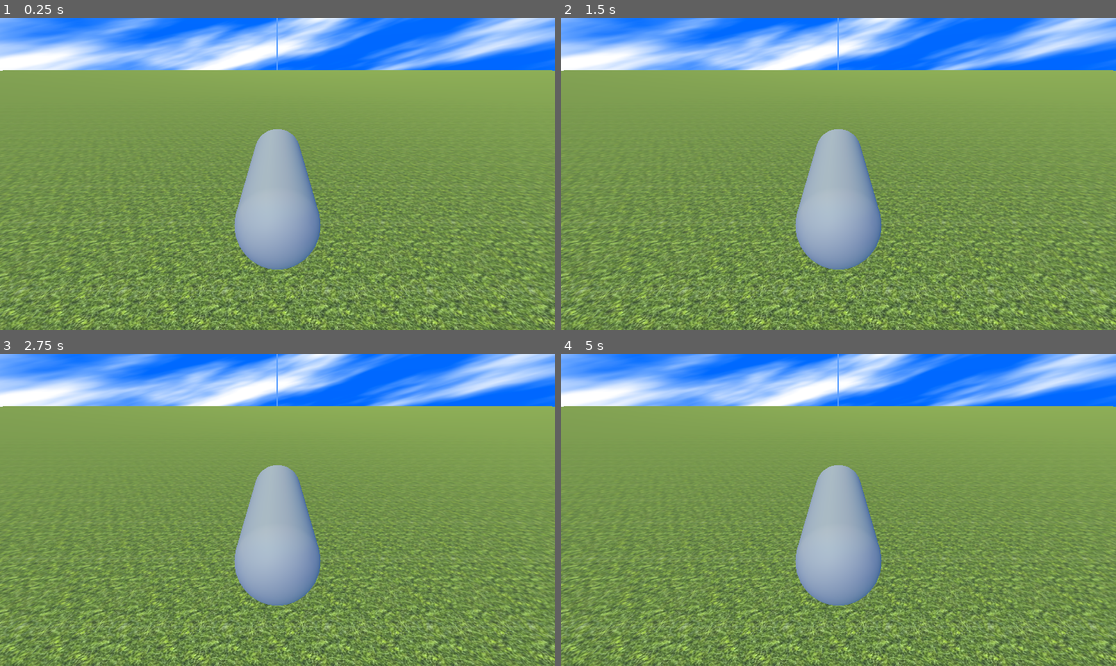
Above: before the commit, frames 1-4 (two rows, left to right).
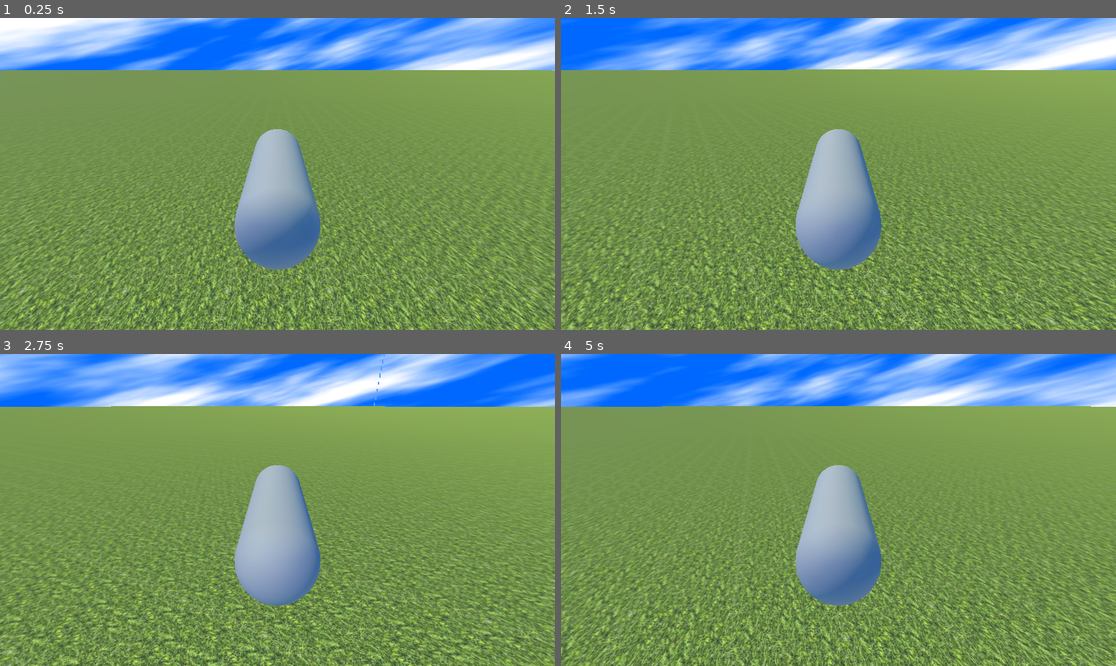
Above: after the commit, the same moments.

Repository: Chris-El-Hachem/plane-simulation
Game: Godot game, scene res://First Demo/world.tscn
The game is run twice, just before and just after one commit, with the same random seed, the same clock (stepped at 60 frames per second) and the same inputs.
Inputs:
- Up to frame 1 (0.25 s): no input
- Up to frame 2 (1.5 s): tap Enter at 0.5 s; hold D (right, bound only before the commit) 0.53-1.28 s; hold W (pitch down) from 1.28 s (still down)
- Up to frame 3 (2.75 s): release W (pitch down) at 2.03 s; hold D (right, bound only before the commit) from 2.03 s (still down)
- Up to frame 4 (5 s): release D (right, bound only before the commit) at 2.78 s; hold S (pitch up) 2.78-3.53 s; hold A (left, bound only before the commit) from 3.53 s (still down)

The runs differ from the first frame. In frame 1, 34% of the frame differs, in the area x 0-100%, y 0-100%; in frame 2, 33%; in frame 3, 32%; in frame 4, 34%.

Commit message:
Simplified plane complete (in basic form)
I would like to tweak the controls for this so it feels more natural. Specifically, I want to be able to yaw without rolling. Other parameters can be tuned in the future if they need to

Diff:
--- a/First Demo/aero_surface.gd
+++ b/First Demo/aero_surface.gd
@@ -93,6 +93,7 @@
 	var area: float = chord * span
 	var dynamic_pressure: float = 0.5 * air_density * local_flow_velocity.length_squared()
 	var angle_of_attack: float = atan2(local_flow_velocity.y, local_flow_velocity.z)
+	#print(angle_of_attack)
 
 	var coefficients: Vector3 = _calculate_coefficients(angle_of_attack, corrected_lift_slope, zero_lift_aoa, stall_angle_high, stall_angle_low)
 	forces = coefficients * dynamic_pressure * area
--- a/First Demo/aero_surface_plane.gd
+++ b/First Demo/aero_surface_plane.gd
@@ -72,28 +72,21 @@
 	var world_flow_velocity: Vector3 = -linear_velocity + wind
 
 	for surface in $Surfaces.get_children():
-
-		var inverse_global_transform = global_transform.inverse()
-		var lift_direction = inverse_global_transform.basis * surface.global_transform.basis.y
-		var drag_direction = inverse_global_transform.basis * surface.global_transform.basis.z
-		var moment_direction = inverse_global_transform.basis * -surface.global_transform.basis.x
+		var lift_direction = surface.basis.y
+		var drag_direction = surface.basis.z
+		var moment_direction = -surface.basis.x
 
 		var local_flow_velocity: Vector3 = surface.global_transform.inverse().basis * (world_flow_velocity - angular_velocity.cross(surface.position))
 		local_flow_velocity.x = 0
-		#print(local_flow_velocity)
 
 		var forces: Vector3 = surface.calculate_forces(local_flow_velocity, air_density(position.y))
 
-		#print(forces)
 		var lift: Vector3 = forces.x * lift_direction
-		#print(forces.x)
 		var drag: Vector3 = forces.y * drag_direction
 		var moment: Vector3 = forces.z * moment_direction
-		#print("forces" + str(forces))
 
 		sum_of_forces += lift + drag
 		sum_of_torques += moment + surface.position.cross(lift + drag)
 
-	#print(linear_velocity)
 	apply_central_force(sum_of_forces)
 	apply_torque(sum_of_torques)
--- a/First Demo/aero_surface_plane.tscn
+++ b/First Demo/aero_surface_plane.tscn
@@ -36,13 +36,6 @@
 span = 4.0
 metadata/_custom_type_script = "uid://ddq8skmkptdx0"
 
-[node name="LeftTail" type="Node3D" parent="Surfaces"]
-transform = Transform3D(1, 0, 0, 0, 1, 0, 0, 0, 1, -2.2, 1, 3.3)
-script = ExtResource("2_wtpf8")
-zero_lift_aoa_deg = 2.0
-flap_fraction = 0.1
-metadata/_custom_type_script = "uid://ddq8skmkptdx0"
-
 [node name="RightWing" type="Node3D" parent="Surfaces"]
 transform = Transform3D(1, 0, 0, 0, 1, 0, 0, 0, 1, 3.5, 0, 0.2)
 script = ExtResource("2_wtpf8")
@@ -52,6 +45,13 @@
 span = 4.0
 metadata/_custom_type_script = "uid://ddq8skmkptdx0"
 
+[node name="LeftTail" type="Node3D" parent="Surfaces"]
+transform = Transform3D(1, 0, 0, 0, 1, 0, 0, 0, 1, -2.2, 1, 3.3)
+script = ExtResource("2_wtpf8")
+zero_lift_aoa_deg = 2.0
+flap_fraction = 0.1
+metadata/_custom_type_script = "uid://ddq8skmkptdx0"
+
 [node name="RightTail" type="Node3D" parent="Surfaces"]
 transform = Transform3D(1, 0, 0, 0, 1, 0, 0, 0, 1, 2.2, 1, 3.3)
 script = ExtResource("2_wtpf8")
--- a/First Demo/simplified_torque_plane.gd
+++ b/First Demo/simplified_torque_plane.gd
@@ -1,22 +1,53 @@
 extends RigidBody3D
 
-const GRAVITATIONAL_CONSTANT = 9.8
+# Major credit to Vazgriz
+# https://www.youtube.com/watch?v=7vAHo2B1zLc
+# https://github.com/vazgriz/FlightSim
+
+var wind: Vector3 = Vector3.ZERO
+
 var max_thrust: float = 5000
-# Called when the node enters the scene tree for the first time.
-func _ready() -> void:
-	pass # Replace with function body.
 
+var min_drag_coefficient: float = 1
+var max_drag_coefficient: float = 3
 
-# Called every frame. 'delta' is the elapsed time since the previous frame.
-func _process(delta: float) -> void:
-	pass
+@export var lift_curve: Curve
+var base_angle_of_attack: float = 4
+var lift_power: float = 30
 
+var angular_drag_coefficient: float = 1
+
+var turning_speed: float = 1 # rad/s
+var steering_responsiveness: float = 50000
 
 func _physics_process(delta: float) -> void:
+	var thrust_direction: Vector3 = -basis.z
+	var thrust_magnitude: float = Input.get_action_strength("thrust") * max_thrust
+	var thrust: Vector3 = thrust_magnitude * thrust_direction
+	apply_central_force(thrust)
 
-	var thrust_magnitude: float = Input.get_action_strength("thrust") * max_thrust
-	print(Input.get_action_strength("thrust"))
-		#print("thrusted")
-	var thrust: Vector3 = thrust_magnitude * Vector3.FORWARD
-	apply_central_force(thrust)
-	pass
+	var local_air_velocity: Vector3 = wind - linear_velocity
+	var drag_direction: Vector3 = local_air_velocity.normalized()
+	var drag_correspondence: float = drag_direction.dot(-basis.z)
+	var drag_coefficient: float = remap(drag_correspondence, -1, 1, min_drag_coefficient, max_drag_coefficient)
+	var drag: Vector3 = drag_coefficient * local_air_velocity.length_squared() * drag_direction
+	apply_central_force(drag)
+
+	var lift_direction: Vector3 = basis.y
+	var lift_air_flow: Vector3 = global_basis.inverse() * local_air_velocity
+	lift_air_flow.x = 0
+	var angle_of_attack: float = rad_to_deg(atan2(lift_air_flow.y, lift_air_flow.z))
+	var lift_coefficient: float = lift_curve.sample(angle_of_attack + base_angle_of_attack)
+	var lift: Vector3 = lift_power * lift_coefficient * lift_air_flow.length_squared() * lift_direction
+	apply_central_force(lift)
+
+	var angular_drag: Vector3 = angular_drag_coefficient * angular_velocity.length_squared() * -angular_velocity.normalized()
+	apply_torque(angular_drag)
+
+	var yaw_input: float = Input.get_axis("yaw left", "yaw right")
+	var pitch_input: float = Input.get_axis("pitch up", "pitch down")
+	var roll_input: float = Input.get_axis("roll left", "roll right")
+	var desired_angular_velocity: Vector3 = Vector3(-pitch_input, -yaw_input, -roll_input).normalized() * turning_speed
+	var steering_error: Vector3 = desired_angular_velocity - global_basis.inverse() * angular_velocity
+	var steering_input: Vector3 = global_basis * steering_error * steering_responsiveness
+	apply_torque(steering_input)
--- a/First Demo/simplified_torque_plane.tscn
+++ b/First Demo/simplified_torque_plane.tscn
@@ -1,6 +1,11 @@
-[gd_scene load_steps=4 format=3 uid="uid://b7u1xfd8lr74h"]
+[gd_scene load_steps=5 format=3 uid="uid://b7u1xfd8lr74h"]
 
 [ext_resource type="Script" uid="uid://2on1wtkjg2u5" path="res://First Demo/simplified_torque_plane.gd" id="1_gxq3a"]
+
+[sub_resource type="Curve" id="Curve_gxq3a"]
+_limits = [-2.0, 2.0, -180.0, 180.0]
+_data = [Vector2(-180, 0), 0.0, 0.0, 0, 0, Vector2(-67.153854, -0.9762602), 0.0, 0.0, 0, 0, Vector2(-40.153854, -0.75642276), 0.0, 0.0, 0, 0, Vector2(-15, -1), 0.0, 0.0, 0, 0, Vector2(15, 1), 0.0, 0.0, 0, 0, Vector2(40.15384, 0.75707316), 0.0, 0.0, 0, 0, Vector2(67.84613, 0.91772366), 0.0, 0.0, 0, 0, Vector2(180, 0), 0.0, 0.0, 0, 0]
+point_count = 8
 
 [sub_resource type="CapsuleMesh" id="CapsuleMesh_bdlyh"]
 radius = 1.5
@@ -13,6 +18,7 @@
 mass = 1000.0
 linear_damp_mode = 1
 script = ExtResource("1_gxq3a")
+lift_curve = SubResource("Curve_gxq3a")
 
 [node name="Camera3D" type="Camera3D" parent="."]
 transform = Transform3D(1, 0, 0, 0, 0.89009345, 0.45577797, 0, -0.45577797, 0.89009345, 0, 4.848154, 9.139953)
--- a/First Demo/world.tscn
+++ b/First Demo/world.tscn
@@ -65,3 +65,5 @@
 sky_mode = 1
 
 [node name="SimplifiedTorquePlane" parent="." instance=ExtResource("3_3puiv")]
+transform = Transform3D(-4.371139e-08, 0, 1, 0, 1, 0, -1, 0, -4.371139e-08, 0, 0, 0)
+angular_damp_mode = 1
--- a/project.godot
+++ b/project.godot
@@ -23,43 +23,39 @@
 , Object(InputEventJoypadMotion,"resource_local_to_scene":false,"resource_name":"","device":-1,"axis":5,"axis_value":1.0,"script":null)
 ]
 }
-left={
+"roll left"={
 "deadzone": 0.2,
-"events": [Object(InputEventKey,"resource_local_to_scene":fa …(140 unchanged characters)… d":false,"keycode":0,"physical_keycode":65,"key_label":0,"unicode":97,"location":0,"echo":false,"script":null)
+"events": [Object(InputEventKey,"resource_local_to_scene":fa …(140 unchanged characters)… d":false,"keycode":0,"physical_keycode":81,"key_label":0,"unicode":113,"location":0,"echo":false,"script":null)
+, Object(InputEventJoypadButton,"resource_local_to_scene":false,"resource_name":"","device":-1,"button_index":9,"pressure":0.0,"pressed":true,"script":null)
 ]
 }
-right={
+"roll right"={
 "deadzone": 0.2,
-"events": [Object(InputEventKey,"resource_local_to_scene":fa …(141 unchanged characters)… ":false,"keycode":0,"physical_keycode":68,"key_label":0,"unicode":100,"location":0,"echo":false,"script":null)
+"events": [Object(InputEventKey,"resource_local_to_scene":fa …(141 unchanged characters)… ":false,"keycode":0,"physical_keycode":69,"key_label":0,"unicode":101,"location":0,"echo":false,"script":null)
+, Object(InputEventJoypadButton,"resource_local_to_scene":false,"resource_name":"","device":-1,"button_index":10,"pressure":0.0,"pressed":true,"script":null)
 ]
 }
 "pitch up"={
 "deadzone": 0.2,
 "events": [Object(InputEventKey,"resource_local_to_scene":false,"resource_name":"","device":-1,"window_id":0,"alt_press …(192 unchanged characters)…
+, Object(InputEventJoypadMotion,"resource_local_to_scene":false,"resource_name":"","device":-1,"axis":1,"axis_value":1.0,"script":null)
 ]
 }
 "pitch down"={
 "deadzone": 0.2,
 "events": [Object(InputEventKey,"resource_local_to_scene":false,"resource_name":"","device":-1,"window_id":0,"alt_press …(192 unchanged characters)…
+, Object(InputEventJoypadMotion,"resource_local_to_scene":false,"resource_name":"","device":-1,"axis":1,"axis_value":-1.0,"script":null)
 ]
 }
-"pivot left"={
+"yaw left"={
 "deadzone": 0.2,
 "events": [null, Object(InputEventJoypadMotion,"resource_local_to_scene":false,"resource_name":"","device":-1,"axis":0,"axis_value":-1.0,"script":null)
+, Object(InputEventKey,"resource_local_to_scene":false,"resource_name":"","device":-1,"window_id":0,"alt_pressed":false,"shift_pressed":false,"ctrl_pressed":false,"meta_pressed":false,"pressed":false,"keycode":0,"physical_keycode":65,"key_label":0,"unicode":97,"location":0,"echo":false,"script":null)
 ]
 }
-"pivot right"={
+"yaw right"={
 "deadzone": 0.2,
 "events": [Object(InputEventJoypadMotion,"resource_local_to_scene":false,"resource_name":"","device":-1,"axis":0,"axis_value":1.0,"script":null)
+, Object(InputEventKey,"resource_local_to_scene":false,"resource_name":"","device":-1,"window_id":0,"alt_pressed":false,"shift_pressed":false,"ctrl_pressed":false,"meta_pressed":false,"pressed":false,"keycode":0,"physical_keycode":68,"key_label":0,"unicode":100,"location":0,"echo":false,"script":null)
 ]
 }
-"pivot up"={
-"deadzone": 0.2,
-"events": [Object(InputEventJoypadMotion,"resource_local_to_scene":false,"resource_name":"","device":-1,"axis":1,"axis_value":1.0,"script":null)
-]
-}
-"pivot down"={
-"deadzone": 0.2,
-"events": [Object(InputEventJoypadMotion,"resource_local_to_scene":false,"resource_name":"","device":-1,"axis":1,"axis_value":-1.0,"script":null)
-]
-}
